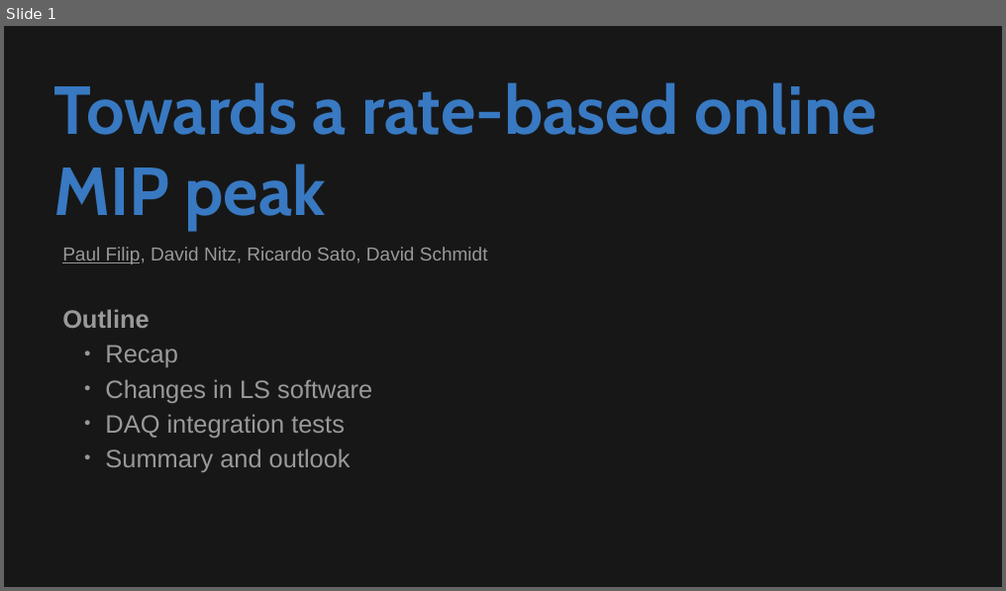
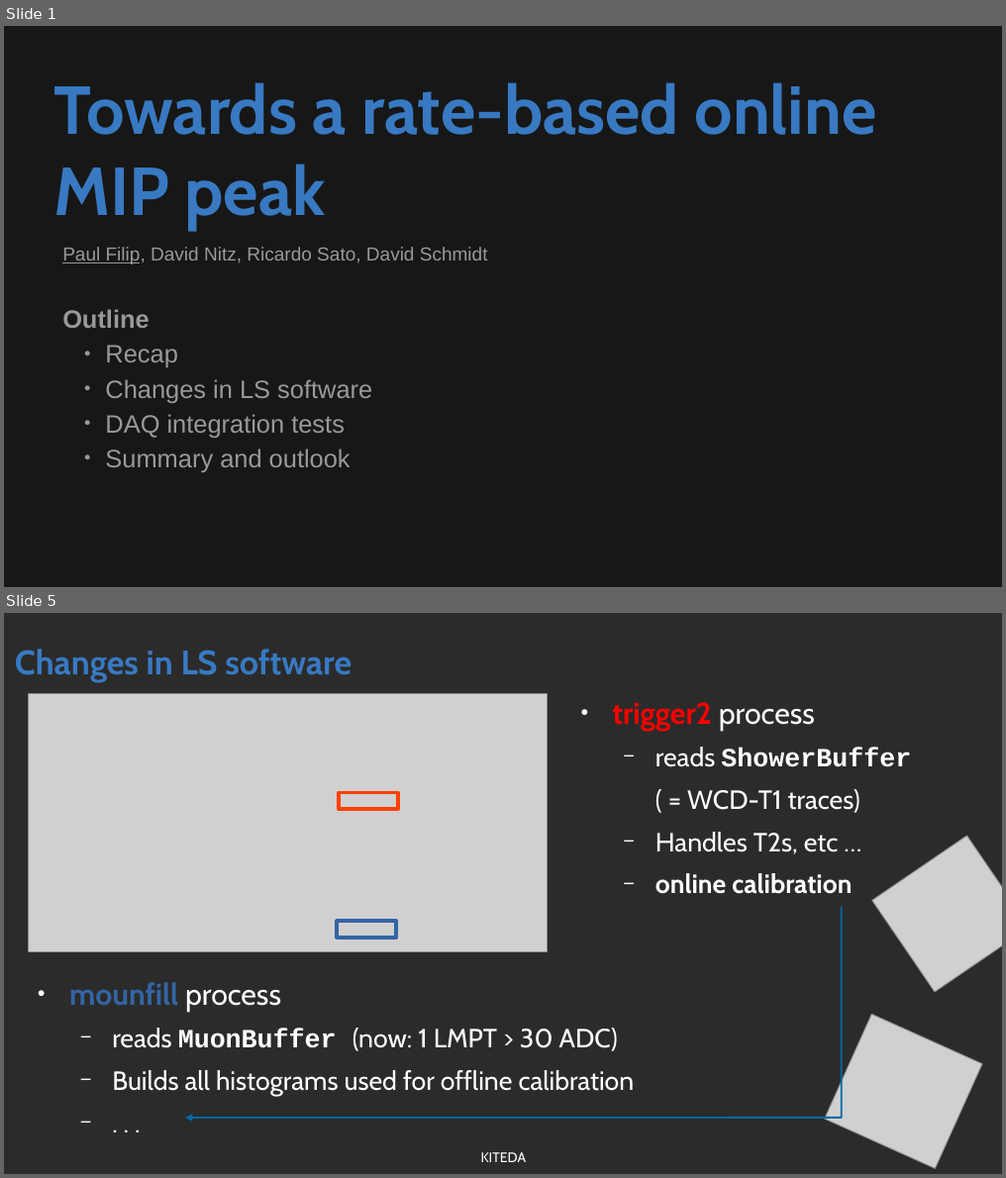
Before and after one commit to Quizznor/phd-thesis, a slide deck: Outreach/sd_calibration/sd_calib_2024_09_26/sd_calib_2024_09_26_filip.odp. Shown one above the other, each under a label of ours: slide 1 before the commit, slides 1 and 5 after it; the slides between them are not shown. The pictures are 1006x591 and 1006x1178 pixels, drawn with LibreOffice and Linux fonts; fonts in the diff are those of the drawing; grey boxes stand for pictures; background and template pictures are left out; a plain dark background stands for a picture behind light text. Boxes give left, top, right and bottom in pixels: in the first picture for what was removed or moved away, otherwise in the second. Text is boxed around its words. In the diff, an @@ line names an element or a change of style, - is before the commit and + after.

Commit message:
update sd_calib presentation

```diff
--- a/Outreach/sd_calibration/sd_calib_2024_09_26/sd_calib_2024_09_26_filip.odp
+++ b/Outreach/sd_calibration/sd_calib_2024_09_26/sd_calib_2024_09_26_filip.odp
@@ slide 5 added at (4, 613, 1002, 1174), background picture (left out) @@
@@ title added at (15, 649, 351, 682), 27 pt, text #3879C2, bold @@
+Changes in LS software
@@ picture added at (29, 693, 548, 953) @@
@@ text added at (613, 702, 911, 894), 21 pt, text #FFFFFF @@
+● trigger2 process
+  − reads ShowerBuffer
+  ( = WCD-T1 traces)
+  − Handles T2s, etc …
+  − online calibration
@@ rectangle added at (339, 793, 399, 809), outline #FF4000 3 pt @@
@@ picture added at (873, 836, 1002, 992) @@
@@ line added from (842, 907) to (842, 1118), #0369A3 1.5 pt @@
@@ rectangle added at (338, 921, 397, 937), outline #3465A4 3 pt @@
@@ text added at (69, 982, 635, 1096), 21 pt, text #FFFFFF @@
+● mounfill process
+  − reads MuonBuffer (now: 1 LMPT > 30 ADC)
+  − Builds all histograms used for offline calibration
+  − . . .
@@ picture added at (826, 1014, 983, 1169) @@
@@ arrow added from (841, 1118) to (185, 1118), #0369A3 1.5 pt @@
@@ text added at (481, 1153, 526, 1162), 11 pt, text #FFFFFF @@
+KITEDA
```
Also in this commit, not shown: 4 slides changed, 1 other slide added, 3 other files.
